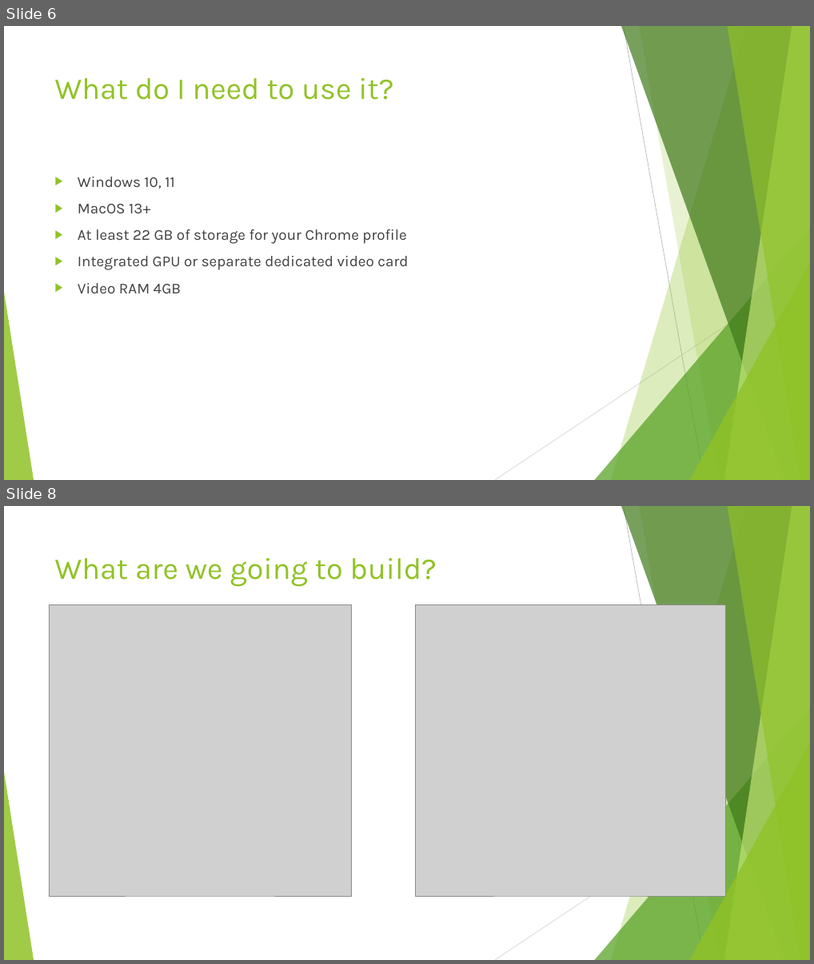
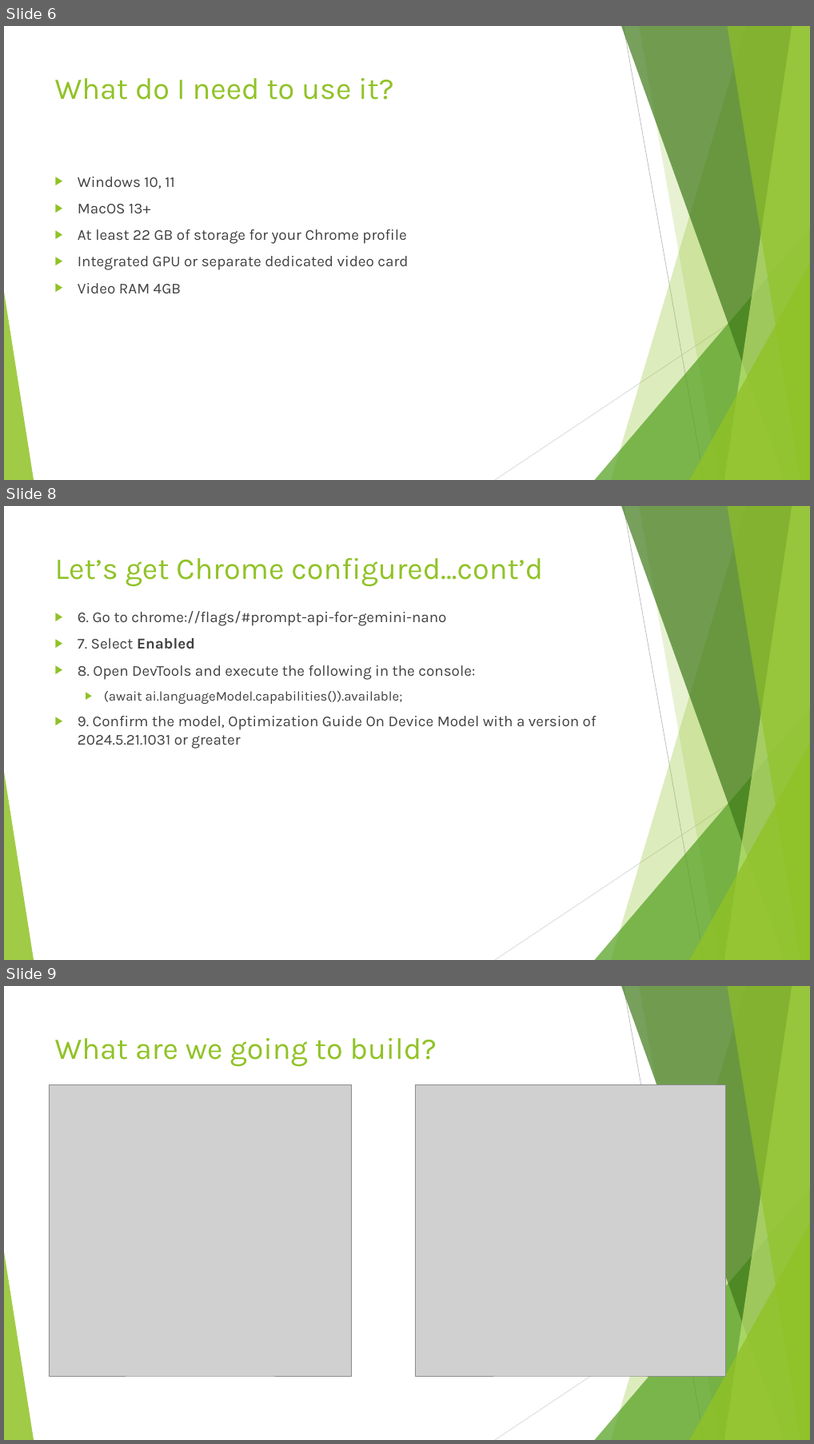
Before and after one commit to mattduffield/my-assistant, a slide deck: static/resources/Introducing Gemini Nano.pptx. Shown one above the other, each under a label of ours: slides 6 and 8 before the commit, slides 6, 8 and 9 after it; the slides between them are not shown. The pictures are 814x964 and 814x1444 pixels, drawn with LibreOffice and Linux fonts; fonts in the diff are those of the drawing; grey boxes stand for pictures. Boxes give left, top, right and bottom in pixels: in the first picture for what was removed or moved away, otherwise in the second. Text is boxed around its words. In the diff, an @@ line names an element or a change of style, - is before the commit and + after.

```diff
--- a/static/resources/Introducing Gemini Nano.pptx
+++ b/static/resources/Introducing Gemini Nano.pptx
@@ slide 8 added at (4, 506, 810, 960), background #FFFFFF; not listed: 10 template elements that a slide beside it also shows @@
@@ title added at (55, 558, 543, 587), 36 pt, text #90C226 @@
+Let’s get Chrome configured…cont’d
@@ text added at (78, 611, 597, 748), 18 pt, text #404040 @@
+▶ 6. Go to chrome://flags/#prompt-api-for-gemini-nano
+▶ 7. Select Enabled
+▶ 8. Open DevTools and execute the following in the console:
+  ▶ (await ai.languageModel.capabilities()).available;
+▶ 9. Confirm the model, Optimization Guide On Device Model with a version of 2024.5.21.1031 or greater
@@ what was slide 8 is now slide 9 @@
```
Also in this commit, not shown: 3 slides changed, 1 other file.
